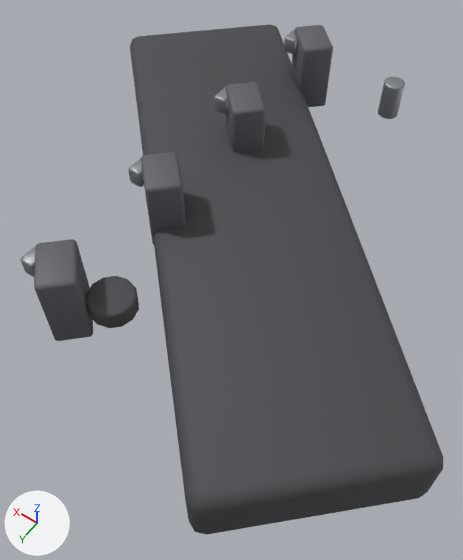
Before and after pictures for a commit that changed the glTF model exports/parts/engine/engine_v8_valvecover_r.glb.
Rendered twice from a 50 mm lens placed at (0.068, 0.318, 1.069), pointed at (0.259, 0.051, 0.649). Every picture has the same lights, and +X, +Y and +Z are marked at lower left. The picture after the commit comes second. Vertices at exactly the same position are counted once.

The first picture shows 'Engine_V8_ValveCover_R'.
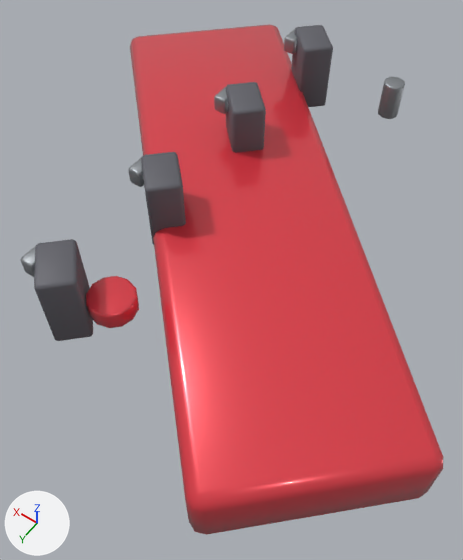
Where the change shows, as pixel boxes (x1, y1, x2, y2) in the pictures (463 x 560 px):
part 1 of me_mesh_engine_v8_valvecover_r, recoloured (dark grey to red)
    both: (86, 24, 443, 535)

What changed in the scene script:
```text
Add mat_engine_valvecover_rosso:
    mat_engine_valvecover_rosso = principled_material('Engine_ValveCover_Rosso')
    mat_engine_valvecover_rosso.base_color = (0.78, 0.04, 0.06)  # red #e53845
    mat_engine_valvecover_rosso.metallic = 0.25
    mat_engine_valvecover_rosso.roughness = 0.28
    mat_engine_valvecover_rosso.coat_weight = 0.7
    mat_engine_valvecover_rosso.coat_roughness = 0.05
Change me_mesh_engine_v8_valvecover_r:
    where me_mesh_engine_v8_valvecover_r.from_pydata(...)  # 688 vertices, 1332 faces; spans x -0.229..0.229, y -0.229..0.229, z -0.03..0.072
    used by ob_engine_v8_valvecover_r; location = (0.28, 0.0, 0.67)
    me_mesh_engine_v8_valvecover_r part 1: all 248 faces that had it switch from mat_engine_valvecover_wrinkle (dark grey #505055) to mat_engine_valvecover_rosso (red #e53845)
```
